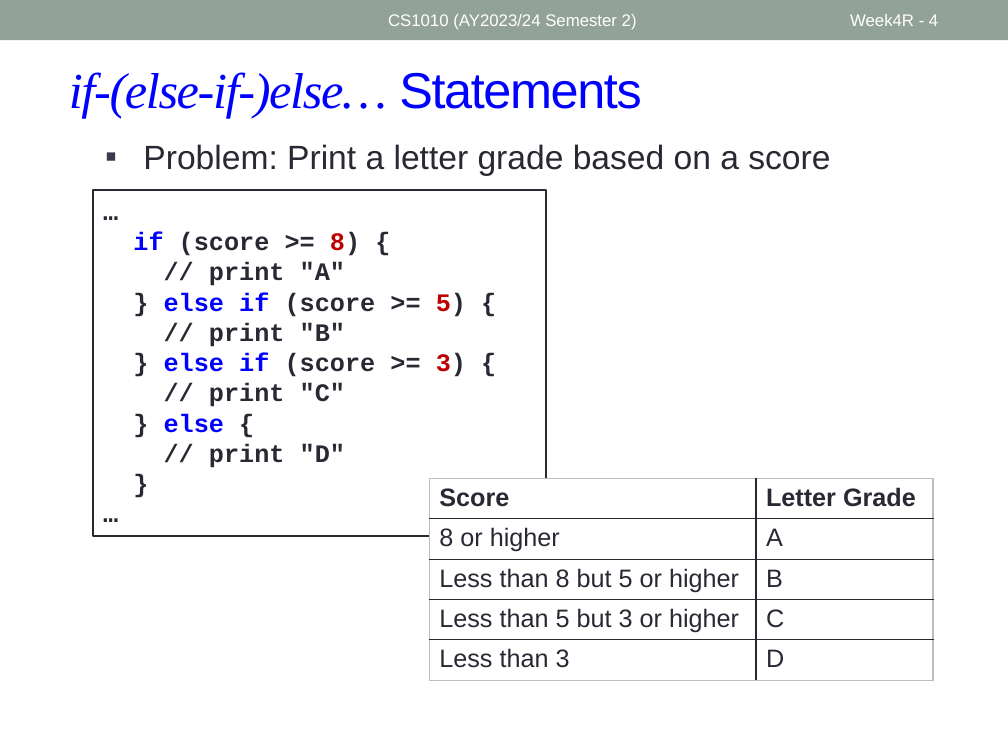
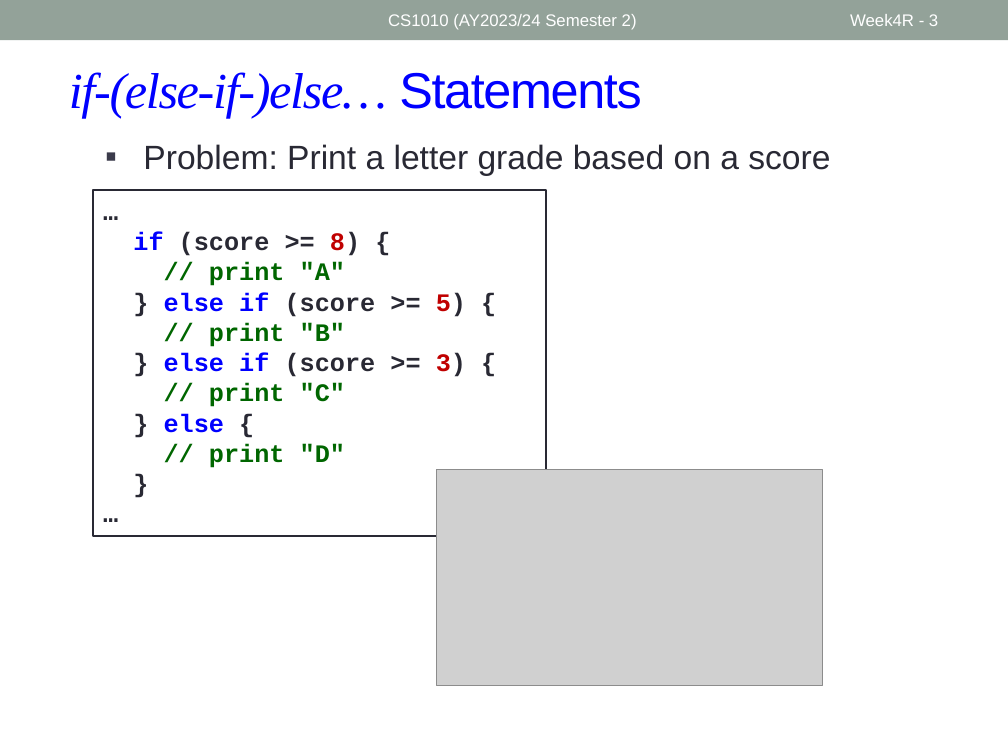
Before and after one commit to nus-cs1010-2425-s2/website, a slide deck: slide 3 of slides/Week4_Recap.pptx (slide 4 before the commit). Drawn at 1008x756 pixels with LibreOffice and Linux fonts; fonts in the diff are those of the drawing; grey boxes stand for pictures. Boxes give left, top, right and bottom in pixels: in the first picture for what was removed or moved away, otherwise in the second. Text is boxed around its words. In the diff, an @@ line names an element or a change of style, - is before the commit and + after.

```diff
--- a/slides/Week4_Recap.pptx
+++ b/slides/Week4_Recap.pptx
@@ page number at (x1=850, y1=14, x2=938, y2=26): text changed @@
-Week4R - 4
+Week4R - 3
@@ text in rectangle at (x1=209, y1=262, x2=345, y2=468): text colour #292934 to #006600 in "// print "A"", "// print "B"", "// print "C"", "// print "D"" @@
@@ table removed at (x1=429, y1=479, x2=933, y2=680), 5 rows, 2 columns @@
-Score | Letter Grade
-8 or higher | A
-Less than 8 but 5 or higher | B
-Less than 5 but 3 or higher | C
-Less than 3 | D
@@ picture added at (x1=436, y1=470, x2=823, y2=685) @@
```
Also in this commit, not shown: 7 other slides changed, 4 other files.
